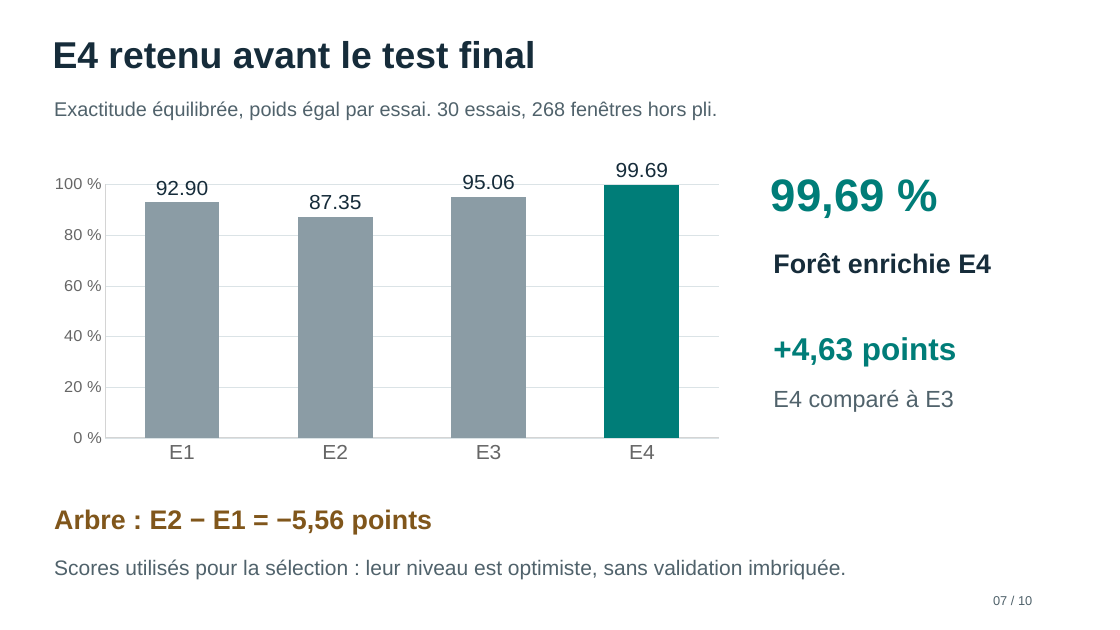
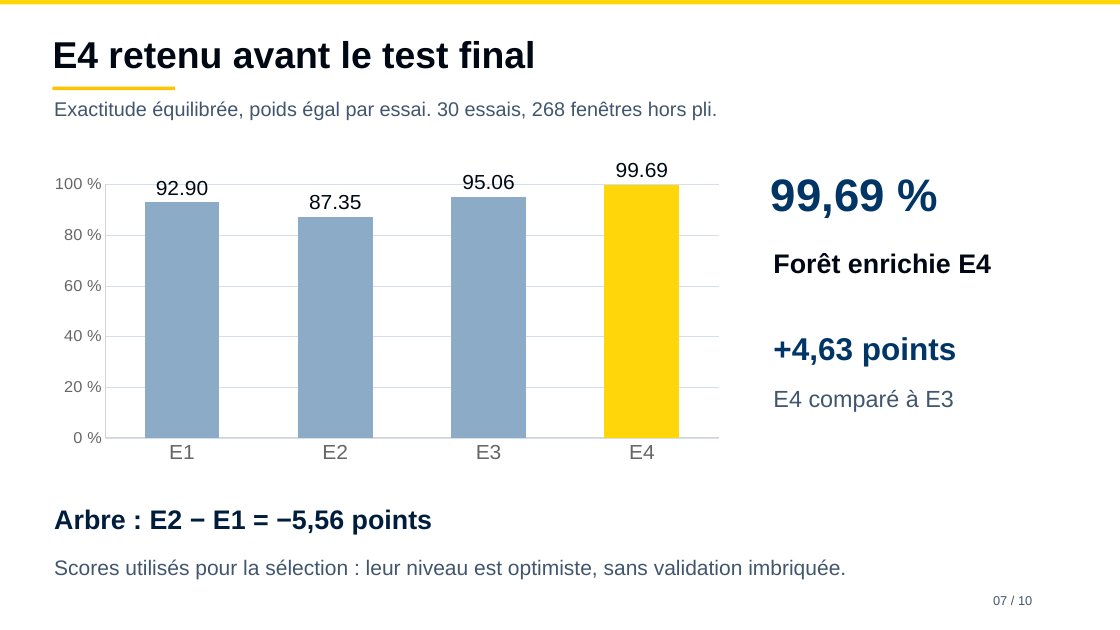
Before and after one commit to Lavdal-Yahya/IoT-mini-project, a slide deck: slide 7 of presentation/dashboard/diagnostic_dashboard.pptx. Drawn at 1120x630 pixels with LibreOffice and Linux fonts; fonts in the diff are those of the drawing. Boxes give left, top, right and bottom in pixels: in the first picture for what was removed or moved away, otherwise in the second. Text is boxed around its words. In the diff, an @@ line names an element or a change of style, - is before the commit and + after.

```diff
--- a/presentation/dashboard/diagnostic_dashboard.pptx
+++ b/presentation/dashboard/diagnostic_dashboard.pptx
@@ rectangle added at box(0, 0, 1120, 4), fill #FFD60A @@
@@ text "E4 retenu avant le test ..." at box(53, 41, 536, 69): text colour #162C3A to #000814 @@
@@ rectangle added at box(52, 87, 175, 90), fill #FFC300 @@
@@ column chart at box(41, 160, 733, 471) @@
@@ colour of Series 1 #8B9CA5 to #8CABC6 @@
@@ data labels of Series 1 changed @@
@@ colours of single points changed @@
@@ value axis changed @@
@@ text "99,69 %" at box(771, 179, 885, 218): text colour #007D78 to #003566 @@
@@ text "Forêt enrichie E4" at box(773, 253, 991, 274): text colour #162C3A to #000814 @@
@@ text "+4,63 points" at box(773, 337, 956, 366): text colour #007D78 to #003566 @@
@@ text "Arbre : E2 − E1 ..." at box(54, 509, 432, 534): text colour #80561B to #001D3D @@
@@ text colour #50626B to #41566D in 4 elements at box(54, 101, 717, 120), box(993, 596, 1032, 605), box(773, 390, 954, 412), box(54, 559, 846, 580) @@
```
Also in this commit, not shown: 9 other slides changed, 37 other files.
